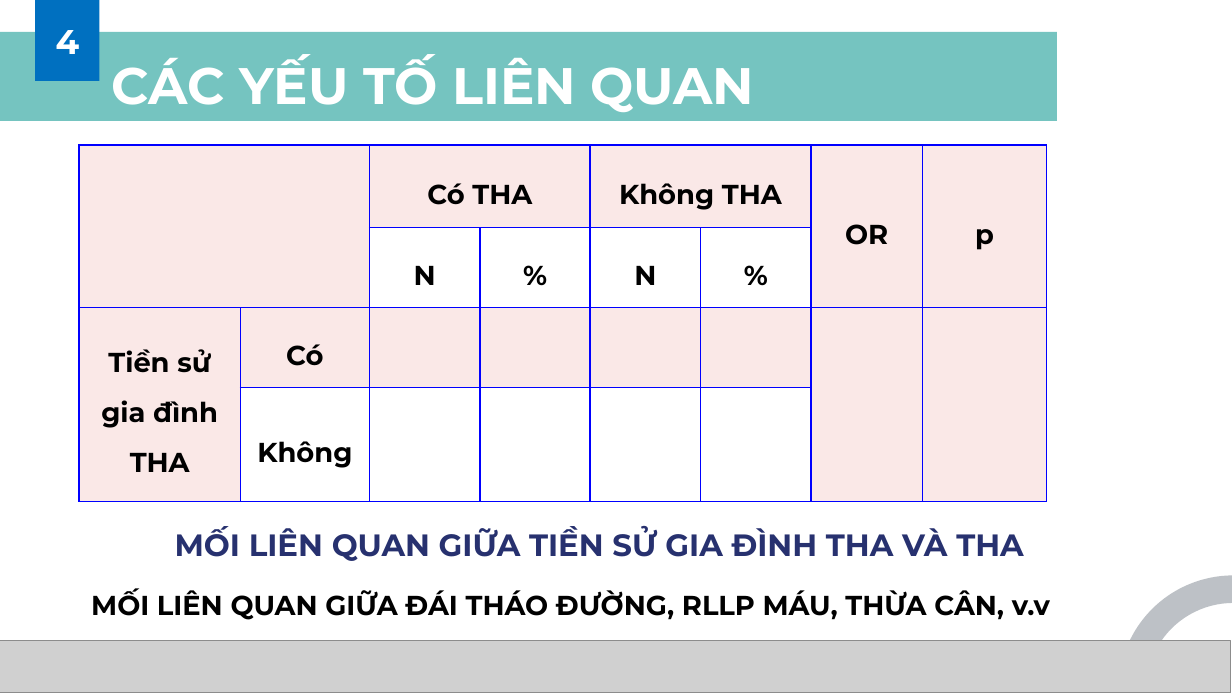
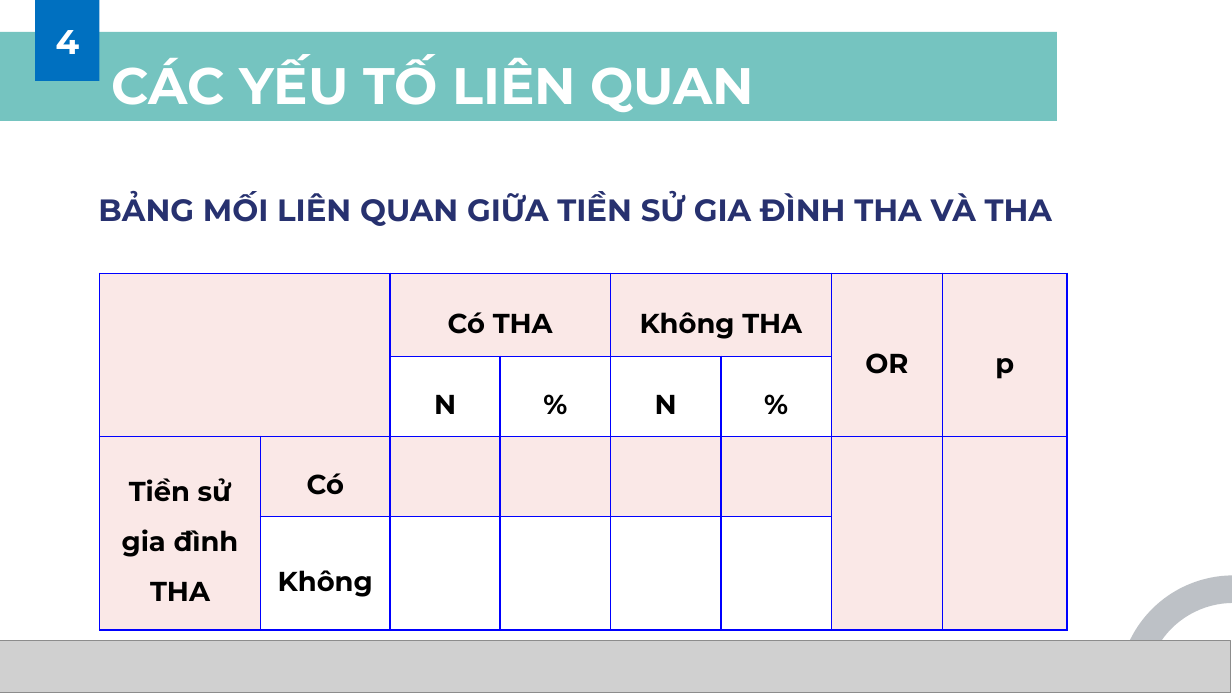
Before and after one commit to MedPocket/HPMUDocs-2021, a slide deck: slide 33 of Nghien-cuu-khoa-hoc/Nhom-4_K39C_Thuyet-trinh-NCKH.pptx (slide 34 before the commit). Drawn at 1232x693 pixels with LibreOffice and Linux fonts; fonts in the diff are those of the drawing; grey boxes stand for pictures; background and template pictures are left out. Boxes give left, top, right and bottom in pixels: in the first picture for what was removed or moved away, otherwise in the second. Text is boxed around its words. In the diff, an @@ line names an element or a change of style, - is before the commit and + after.

```diff
--- a/Nghien-cuu-khoa-hoc/Nhom-4_K39C_Thuyet-trinh-NCKH.pptx
+++ b/Nghien-cuu-khoa-hoc/Nhom-4_K39C_Thuyet-trinh-NCKH.pptx
@@ text at box(98, 191, 1053, 226): text changed @@
-MỐI LIÊN QUAN GIỮA TIỀN SỬ GIA ĐÌNH THA VÀ THA
+BẢNG MỐI LIÊN QUAN GIỮA TIỀN SỬ GIA ĐÌNH THA VÀ THA
@@ table: place and size @@
-table at box(79, 145, 1048, 495)
+table at box(100, 274, 1069, 623)
@@ text removed at box(91, 588, 1050, 620) @@
-MỐI LIÊN QUAN GIỮA ĐÁI THÁO ĐƯỜNG, RLLP MÁU, THỪA CÂN, v.v
```
Also in this commit, not shown: 22 other slides changed, 4 slides added, 3 slides removed.
